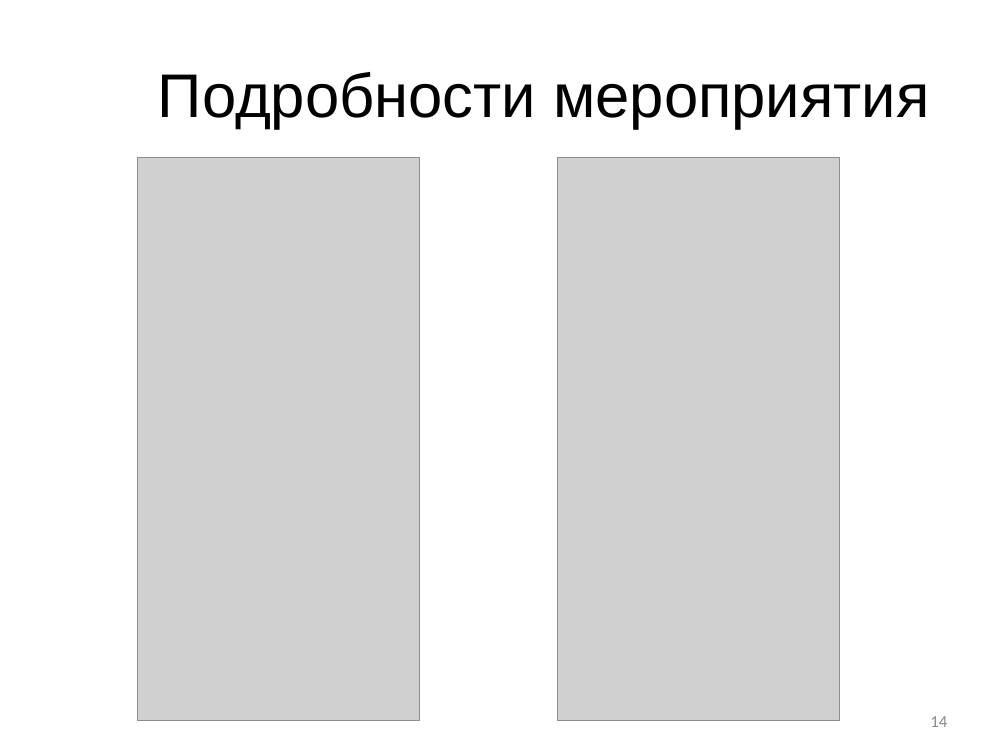
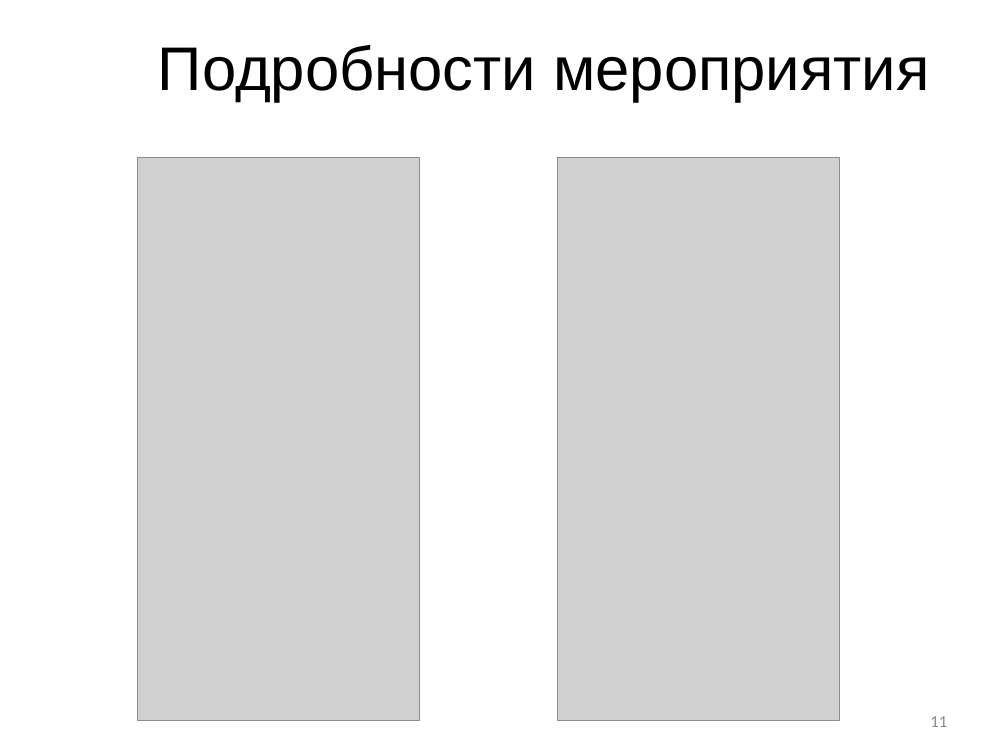
Before and after one commit to M2000h/HSE-APP, a slide deck: slide 11 of Презентация.pptx (slide 14 before the commit). Drawn at 1008x756 pixels with LibreOffice and Linux fonts; fonts in the diff are those of the drawing; grey boxes stand for pictures; background and template pictures are left out. Boxes give left, top, right and bottom in pixels: in the first picture for what was removed or moved away, otherwise in the second. Text is boxed around its words. In the diff, an @@ line names an element or a change of style, - is before the commit and + after.

```diff
--- a/Презентация.pptx
+++ b/Презентация.pptx
@@ title "Подробности мероприятия": place and size @@
-title "Подробности мероприятия" at box(158, 72, 929, 129)
+title "Подробности мероприятия" at box(158, 45, 929, 102)
@@ page number at box(930, 716, 947, 727): text changed @@
-14
+11
```
Also in this commit, not shown: 14 other slides changed, 2 slides added, 2 other files.
